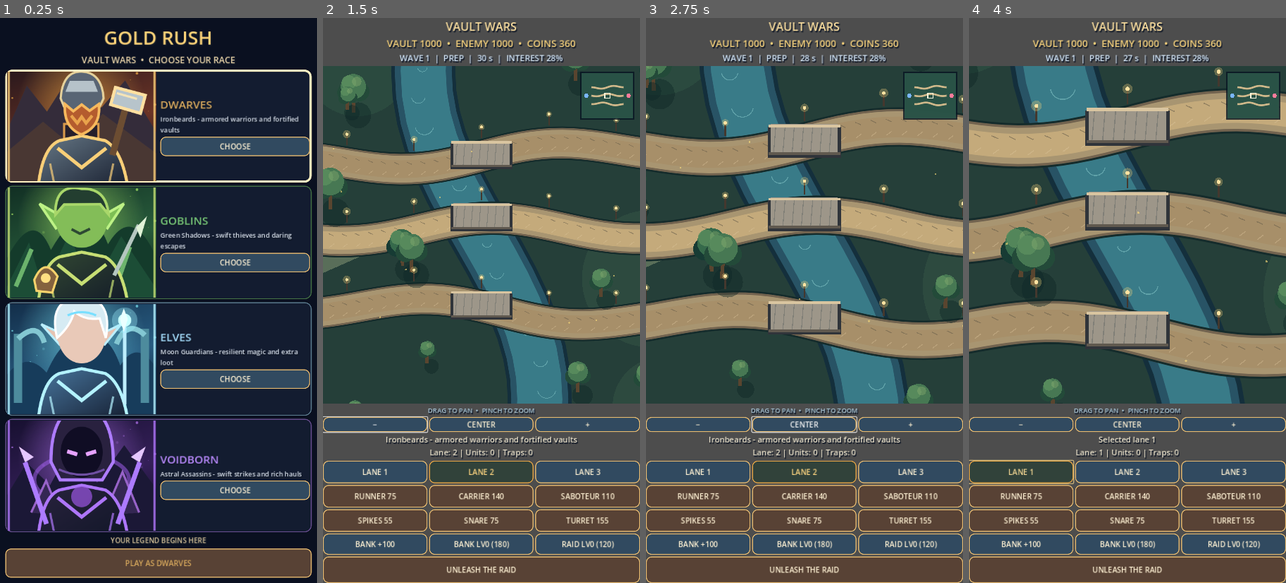
Above: before the commit, frames 1-4 (left to right).
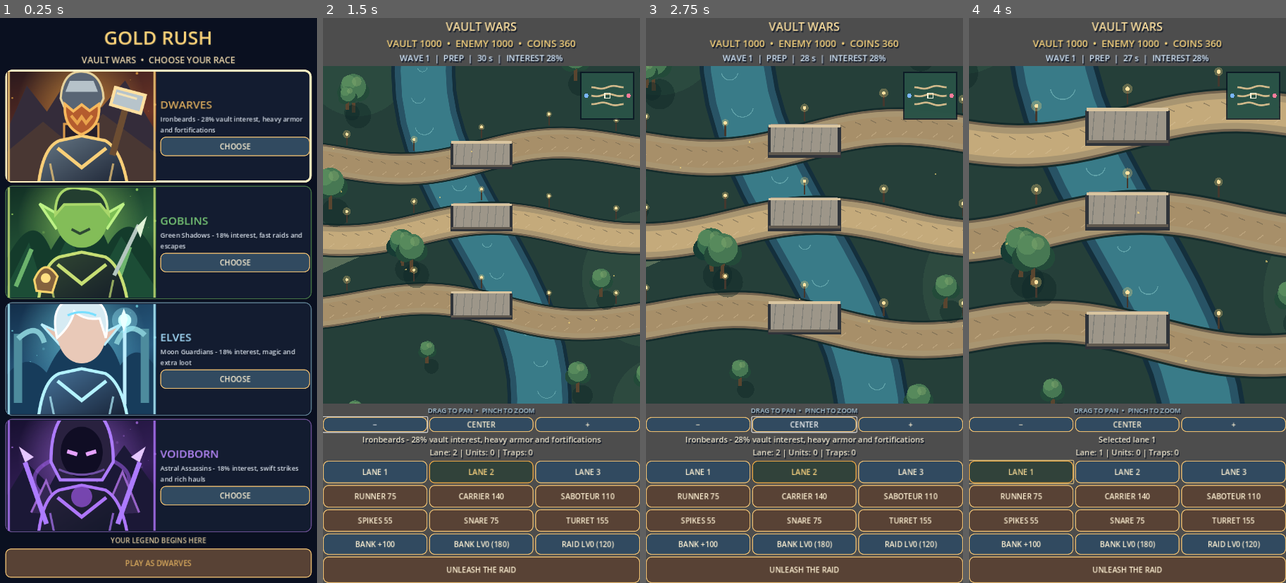
Above: after the commit, the same moments.

Repository: krzych3d/Gold-rush-mobile
Game: Godot game, scene res://main.tscn
Same seed, same stepped clock (60 frames per second), same inputs: the game is played once before the commit and once after it.
Inputs:
- Up to frame 1 (0.25 s): no input
- Up to frame 2 (1.5 s): click "PLAY AS DWARVES" at 0.5 s; click "−" at 1.25 s
- Up to frame 3 (2.75 s): click "CENTER" at 2 s
- Up to frame 4 (4 s): click "+" at 2.75 s; click "LANE 1" at 3.5 s

The runs differ from the first frame. In frame 1, 2.6% of the frame differs, in the area x 50-98%, y 17-87%; in frame 2, 0.5%; in frame 3, 0.5%; in frame 4, nothing differs.

Commit message:
Clarify faction interest bonuses and simplify rate calculation for Godot 4 parser

Diff:
--- a/scripts/game.gd
+++ b/scripts/game.gd
@@ -2,7 +2,7 @@
 
 const MAX_WAVES := 999
 const RACE_NAMES := ["DWARVES", "GOBLINS", "ELVES", "VOIDBORN"]
-const RACE_DESCRIPTIONS := ["Ironbeards - armored warriors and fortified vaults", "Green Shadows - swift thieves and daring escapes", "Moon Guardians - resilient magic and extra loot", "Astral Assassins - swift strikes and rich hauls"]
+const RACE_DESCRIPTIONS := ["Ironbeards - 28% vault interest, heavy armor and fortifications", "Green Shadows - 18% interest, fast raids and escapes", "Moon Guardians - 18% interest, magic and extra loot", "Astral Assassins - 18% interest, swift strikes and rich hauls"]
 const RACE_COLORS := [Color("d7a85c"), Color("78c978"), Color("a6dfff"), Color("ba8aff")]
 const PREP_TIME := 30.0
 const ATTACK_TIME := 60.0
@@ -500,7 +500,10 @@
 		return
 	# Vault savings compound; dwarves receive a substantial faction bonus.
 	for side in 2:
-		var rate: float = (0.28 if selected_race == 0 else 0.18) + float(bank_level) * 0.04 if side == 0 else 0.18
+		var rate: float = 0.18
+		if side == 0:
+			rate = 0.28 if selected_race == 0 else 0.18
+			rate += float(bank_level) * 0.04
 		var payout: int = maxi(20, int(floor(float(gold[side]) * rate)))
 		interest_last[side] = payout
 		gold[side] += payout
